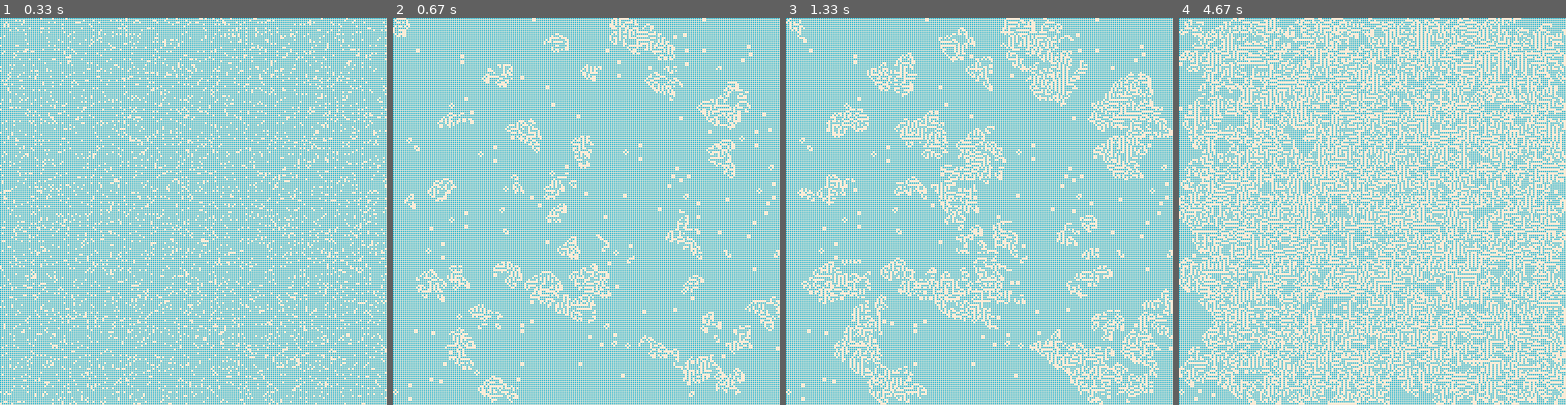
Above: before the commit, frames 1-4 (left to right).
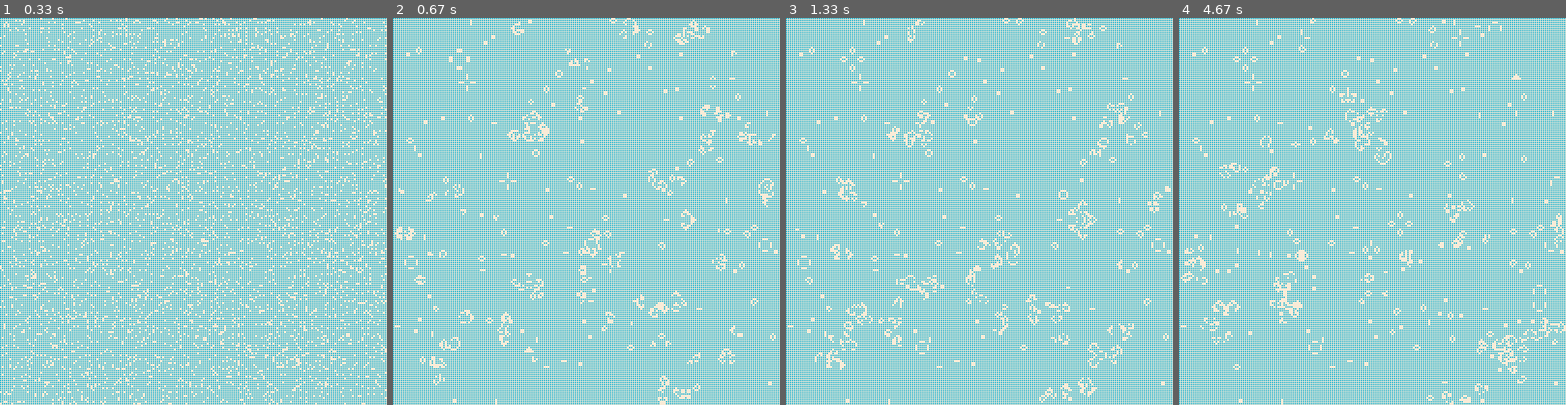
Above: after the commit, the same moments.

Repository: ridwan257/pygame-mini
Game: pygame game, started from game-of-life/main.py
Same seed, same stepped clock (60 frames per second), same inputs: the game is played once before the commit and once after it.
Inputs:
- Up to frame 1 (0.33 s): no input
- Up to frame 2 (0.67 s): tap Space at 0.33 s
- Up to frame 3 (1.33 s): tap Space at 0.67, 1.07 s
- Up to frame 4 (4.67 s): tap Space at 1.37, 1.57, 1.9, 2.2, 2.4, 2.7, 2.97, 3.3, 3.6, 3.73, 4.13, 4.43 s

Frame 1 is identical in both runs. In frame 2, 4.7% of the frame differs, in the area x 0-100%, y 0-100%; in frame 3, 6.9%; in frame 4, 17%.

Commit message:
Update main.py

Diff:
--- a/game-of-life/main.py
+++ b/game-of-life/main.py
@@ -46,15 +46,17 @@
 
 def update_board():
     global board, nR, nC
+    new_board = board.copy()
     for i in range(nR):
         for j in range(nC):
             neighbour = count_neighbour(i,j)
             if board[i,j]:
-                if neighbour < 2 or neighbour > 3:
-                    board[i,j] = 0
+                if neighbour<2 or neighbour>3:
+                    new_board[i,j] = 0
             else:
                 if neighbour == 3:
-                    board[i,j] = 1
+                    new_board[i,j] = 1
+    board = new_board
 
 
 
